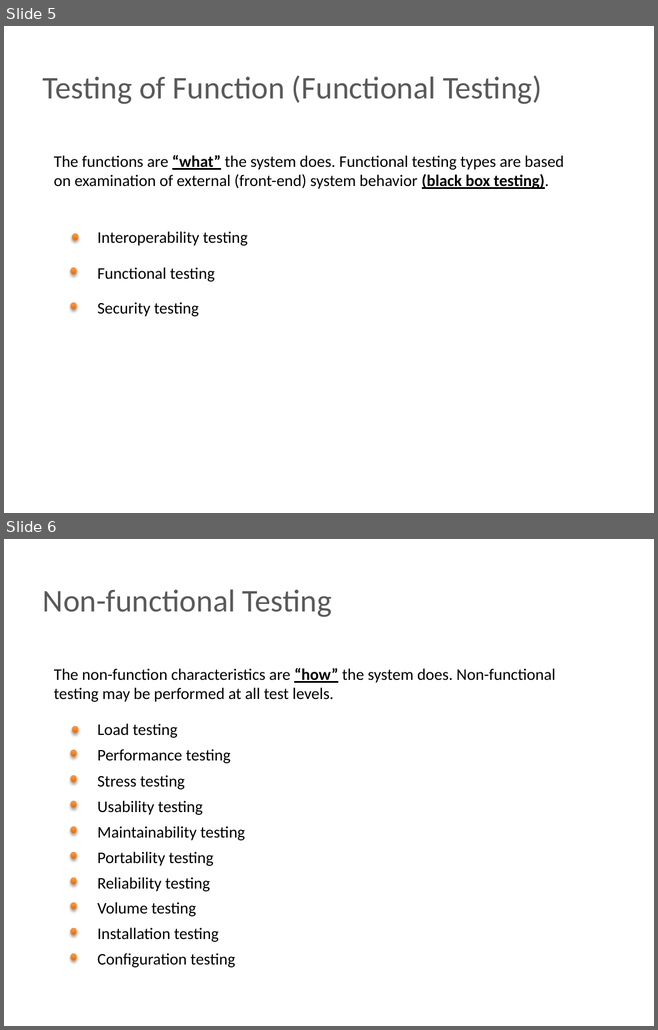
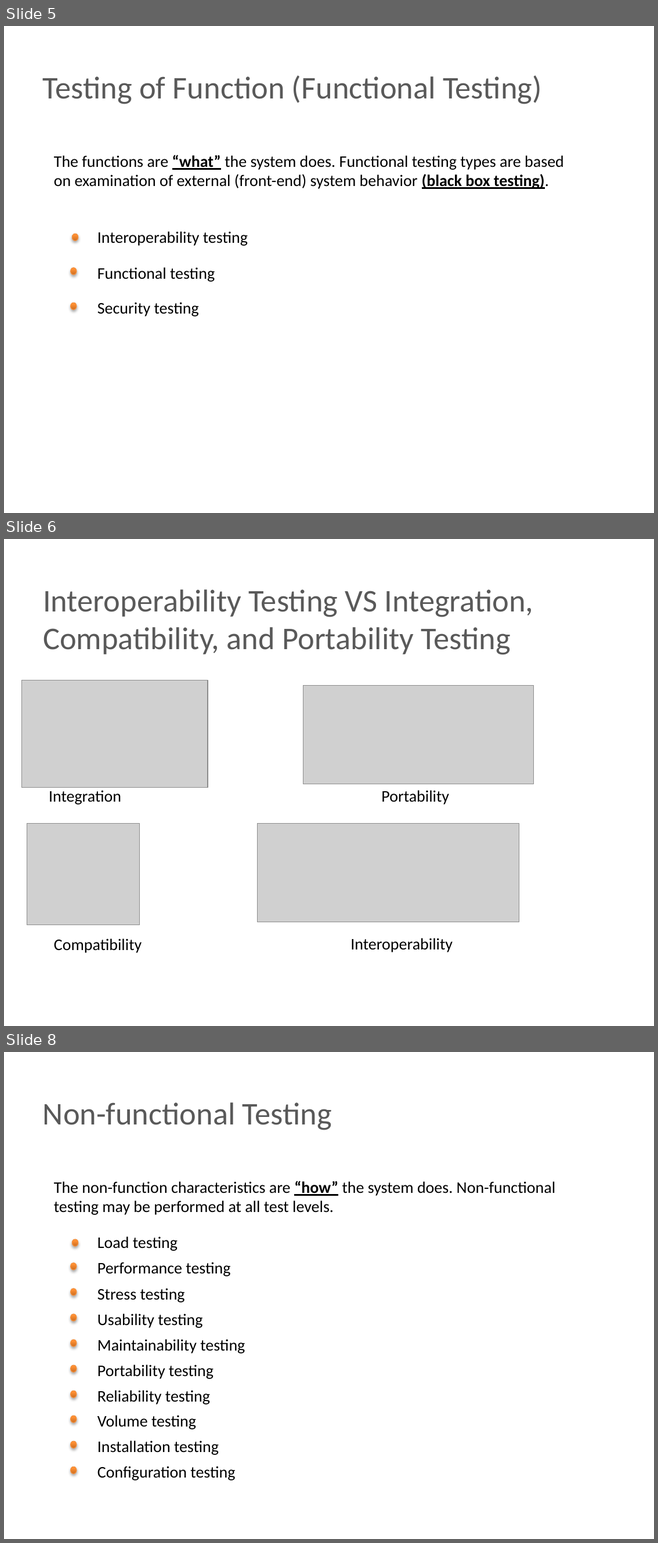
Before and after one commit to BigRacer/swtesting, a slide deck: inna/Занятие3/Занятие 3.pptx. Shown one above the other, each under a label of ours: slides 5 and 6 before the commit, slides 5, 6 and 8 after it; the slides between them are not shown. The pictures are 658x1030 and 658x1543 pixels, drawn with LibreOffice and Linux fonts; fonts in the diff are those of the drawing; grey boxes stand for pictures; background and template pictures are left out. Boxes give left, top, right and bottom in pixels: in the first picture for what was removed or moved away, otherwise in the second. Text is boxed around its words. In the diff, an @@ line names an element or a change of style, - is before the commit and + after.

```diff
--- a/inna/Занятие3/Занятие 3.pptx
+++ b/inna/Занятие3/Занятие 3.pptx
@@ slide 6 added at (x1=4, y1=539, x2=654, y2=1026), background picture (left out) @@
@@ text added at (x1=43, y1=589, x2=534, y2=655), 35 pt, text #595959 @@
+Interoperability Testing VS Integration, Compatibility, and Portability Testing
@@ picture added at (x1=22, y1=681, x2=208, y2=788) @@
@@ picture added at (x1=303, y1=685, x2=534, y2=784) @@
@@ text added at (x1=49, y1=790, x2=121, y2=805), 18 pt, text #000000 @@
+Integration
@@ text added at (x1=381, y1=790, x2=449, y2=805), 18 pt, text #000000 @@
+Portability
@@ picture added at (x1=27, y1=824, x2=139, y2=925) @@
@@ picture added at (x1=257, y1=824, x2=518, y2=922) @@
@@ text added at (x1=54, y1=939, x2=141, y2=953), 18 pt, text #000000 @@
+Compatibility
@@ text added at (x1=350, y1=938, x2=452, y2=953), 18 pt, text #000000 @@
+Interoperability
@@ what was slide 6 is now slide 8 @@
```
Also in this commit, not shown: 1 other slide added.
